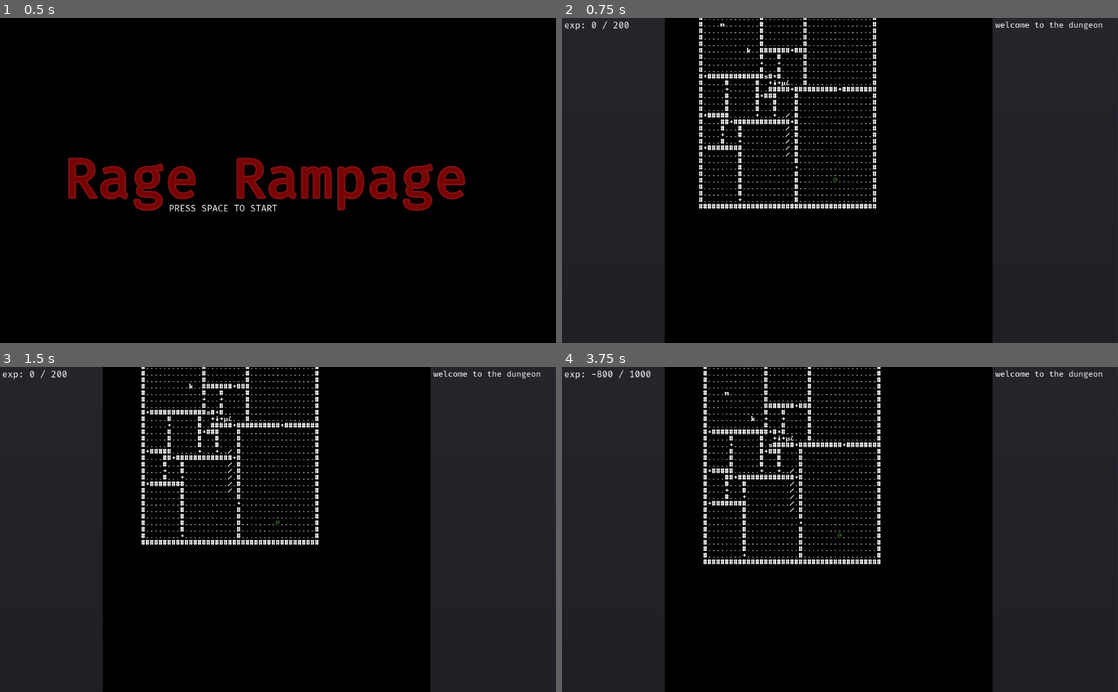
Above: before the commit, frames 1-4 (two rows, left to right).
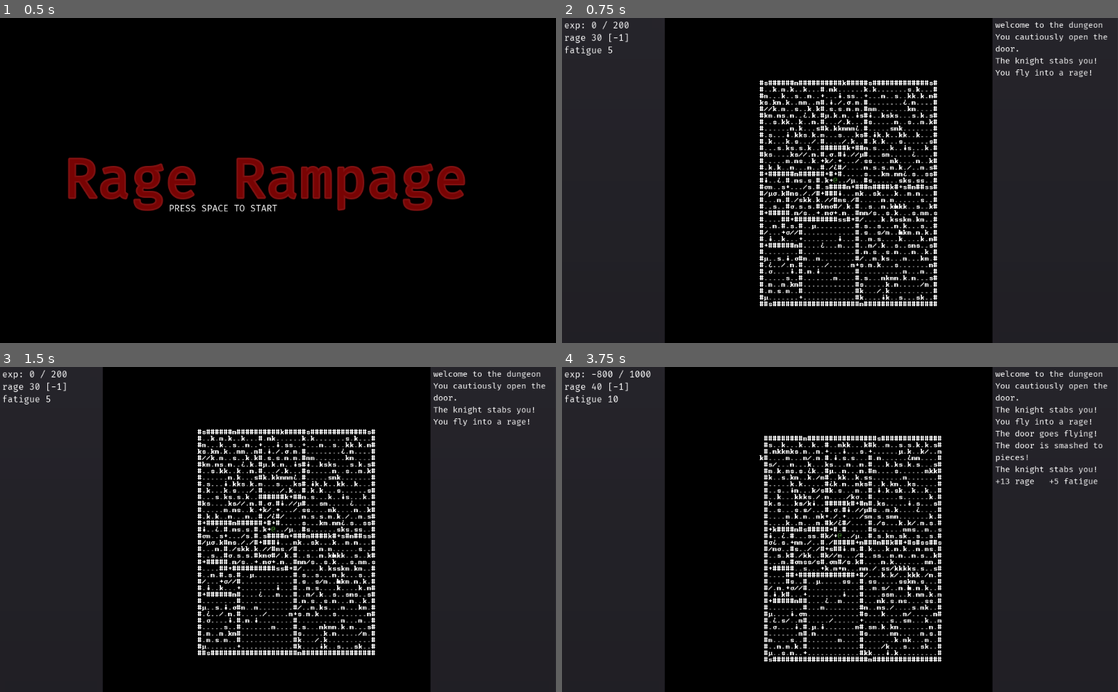
Above: after the commit, the same moments.

Repository: redxaxder/7DRL2022
Game: Godot game, scene res://scenes/root.tscn
Two runs of this game, one before a commit and one after it. Both use one fixed random seed, a clock stepped at 60 frames per second and the inputs below.
Inputs:
- Up to frame 1 (0.5 s): no input
- Up to frame 2 (0.75 s): tap Space (action) at 0.5 s; hold Right (right) from 0.53 s (still down); hold . (pass) from 0.53 s (still down)
- Up to frame 3 (1.5 s): tap Space (action) at 1.25, 1.35 s; release Right (right) at 1.28 s; release . (pass) at 1.28 s; hold Down (down) from 1.28 s (still down)
- Up to frame 4 (3.75 s): tap . (pass) at 1.55, 2.3, 3.6 s; tap Enter (level_up) at 2 s; release Down (down) at 2.03 s; hold Right (right) 2.03-2.75 s; hold Enter (level_up) 2.03-2.75 s; click "Gain 3 additional rage when i…" at 2.75 s; tap Space (action) at 3.5 s; hold Up (up) from 3.53 s (still down)

Frame 1 is identical in both runs. In frame 2, 9.7% of the frame differs, in the area x 0-99%, y 0-89%; in frame 3, 9.5%; in frame 4, 10%, in the area x 0-99%, y 0-91%.
Error after the commit: Invalid get index '-22' (on base: 'Array'). (res://scenes/terrain.gd:38)

Commit message:
fill rooms, fix some crashes, adjust blood

Diff:
--- a/lib/const.gd
+++ b/lib/const.gd
@@ -11,6 +11,7 @@
 var INJURE_PC = "injure_pc"
 
 #groups
+var PLAYER = "player"
 var MOBS = "mobs"
 var PICKUPS = "pickups"
 var BLOCKER = "blocker"
--- a/scenes/Scheduler.gd
+++ b/scenes/Scheduler.gd
@@ -19,7 +19,8 @@
 
 func _end_player_turn():
 	self.player_turn = false
-	next_turn()
+	while next_turn():
+		pass
 
 func register_actor(actor: Actor):
 	actors.push_back(actor)
@@ -29,7 +30,7 @@
 	actors.erase(actor)
 	turns_per_round.erase(actor)
 
-func next_turn():
+func next_turn() -> bool:
 	var largest: int = 0
 	for actor in turns_per_round.keys():
 		if priority(actor) > largest:
@@ -37,16 +38,17 @@
 	if largest == 0:
 		# time to recalculate
 		recalculate_turns()
-		return next_turn()
+		return true
 	for actor in turns_per_round.keys():
 		if priority(actor) == largest:
 			turns_per_round[actor] -= 1
 			if actor.player:
 				self.player_turn = true
-				return
+				return false
 			actor.on_turn()
 			actor.update()
-			next_turn()
+			return true
+	return true
 
 func priority(a) -> int:
 	return turns_per_round[a] * 30 / a.speed
--- a/scenes/director.gd
+++ b/scenes/director.gd
@@ -38,10 +38,46 @@
 func load_next_map():
 	terrain.load_random_map()
 	area_seen += terrain.width * terrain.height
+	var starting_room: Vector3 = Vector3(10000,10000,100000)
 	for room in terrain.map.rooms:
-		room_doors(room)
+		if room.z > 1:
+			room_doors(room)
+			if room.z < starting_room.z:
+				starting_room = room
+	#put pc in starting room
+	var candidates = terrain.map.room_cells(starting_room)
+	var start = candidates[randi() % candidates.size()]
+	pc.set_pos(start)
+	# fill the rooms!
+	for room in terrain.map.rooms:
+		populate_room(room)
 
-func room_doors(room):
+func populate_room(room: Vector3):
+	#place doors as needed
+	room_doors(room)
+	var sz = int(room.z)
+	#fill with enemies
+	var area = sz * sz
+	var max_enemies: int = max(area / 3, 1)
+	var cells = terrain.map.room_cells(room)
+	cells.shuffle()
+	for _i in 1 + (randi() % max_enemies):
+		var c = cells.pop_back()
+		if c: spawn_random_enemy(c)
+	# add some weapons
+	for _i in 1 + (randi() % sz):
+		var c = cells.pop_back()
+		if c: spawn_random_weapon(c)
+	# add some consumables
+	for _i in 1 + (randi() % sz):
+		var c = cells.pop_back()
+		if c: spawn_random_consumable(c)
+
+func spawn_random_enemy(pos: Vector2):
+	var enemy = enemies[randi() % enemies.size()]
+	spawn_dynamic_mob(enemy, pos)
+
+func room_doors(room: Vector3):
 	for cell in terrain.map.room_outline(room):
 		if terrain.atv(cell) == '.':
 			spawn_door(cell)
--- a/scenes/run.gd
+++ b/scenes/run.gd
@@ -41,25 +41,8 @@
 	pc.combatLog = combatLog
 	pc.locationService = locationService
 	director = Director.new(pc, terrain, locationService, combatLog, self, scheduler)
+	scheduler.register_actor(pc)
 	director.load_next_map()
-	pc.set_pos(pcpos)
-	scheduler.register_actor(pc)
-	director.spawn_dynamic_mob(knight_scene, Vector2(10,10))
-	director.spawn_dynamic_mob(monk_scene, Vector2(5, 5))
-	director.spawn_dynamic_mob(samurai_scene, Vector2(15, 15))
-	director.spawn_random_consumable(Vector2(15,15))
-	director.spawn_random_consumable(Vector2(16,15))
-	director.spawn_random_consumable(Vector2(17,15))
-	director.spawn_random_consumable(Vector2(18,15))
-	director.spawn_random_consumable(Vector2(19,15))
-	director.spawn_random_consumable(Vector2(20,15))
-	director.spawn_random_weapon(Vector2(20,20))
-	director.spawn_random_weapon(Vector2(20,21))
-	director.spawn_random_weapon(Vector2(20,22))
-	director.spawn_random_weapon(Vector2(20,23))
-	director.spawn_random_weapon(Vector2(20,24))
-	director.spawn_random_weapon(Vector2(20,25))
-	director.spawn_random_weapon(Vector2(20,26))
 	update_status()
 	update_pan(-1)
 
--- a/scenes/terrain.gd
+++ b/scenes/terrain.gd
@@ -23,12 +23,18 @@
 	return atv(Vector2(x,y))
 
 func atv(v: Vector2):
-	if v.x >= 0 && v.x < width && v.y >= 0 && v.y < height:
+	if in_bounds(v):
 		return contents[to_linear(v.x,v.y)]
 	else:
 		return '#'
 
+func in_bounds(v: Vector2) -> bool:
+	return v.x >= 0 && v.x < width && v.y >= 0 && v.y < height
+
 func d_score(v: Vector2) -> int:
+	var ix = to_linear(v.x,v.y)
+	if ix >= dijkstra_map.size():
+		return 100000
 	var x = dijkstra_map[to_linear(v.x,v.y)]
 	if x == null:
 		return 100000
@@ -212,17 +218,16 @@
 					contents[t] = '#'
 
 func splatter_blood(pos: Vector2, dir: Vector2):
-	blood_map[to_linear(pos.x, pos.y)] += 11
-	pos += dir
-	blood_map[to_linear(pos.x, pos.y)] += 9
-	pos += dir
-	blood_map[to_linear(pos.x, pos.y)] += 7
-	pos += dir
-	blood_map[to_linear(pos.x, pos.y)] += 5
-	pos += dir
-	blood_map[to_linear(pos.x, pos.y)] += 3
-	pos += dir
-	blood_map[to_linear(pos.x, pos.y)] += 1
+	var blood = 11
+	while blood > 0 && in_bounds(pos):
+		var ix = to_linear(pos.x, pos.y)
+		blood_map[ix] += blood
+		if atv(pos) == '#':
+			break
+		var decay = 0.6 + 0.4 / (1 + exp(blood - 11))
+		blood = int(blood * decay)
+		blood -= 1
+		pos += dir
 	update()
 
 var wall_txtr = (preload("res://sprites/wall.tscn").instance() as Sprite).texture
--- a/sprites/Samurai.gd
+++ b/sprites/Samurai.gd
@@ -25,11 +25,10 @@
 				# hit a wall before player
 				break
 			else:
-				var stuff_at = self.locationService.lookup(cursor)
-				for item in stuff_at:
-					if item.player:
-						dash_attack(cursor - step)
-						return
+				var stuff_at = self.locationService.lookup(cursor, constants.PLAYER)
+				for player in stuff_at:
+					dash_attack(cursor - step)
+					return
 	else:
 		var next = .seek_to_player()
 		set_pos(next)
--- a/sprites/knight.gd
+++ b/sprites/knight.gd
@@ -53,7 +53,7 @@
 	else:
 		.is_hit(dir)
 
-func draw() -> void:
+func _draw() -> void:
 	var pos = get_pos()
 	if pos:
 		var t_pos = self.SCREEN.dungeon_to_screen(pos.x,pos.y)
--- a/sprites/pc.gd
+++ b/sprites/pc.gd
@@ -41,7 +41,7 @@
 	self.speed = 6
 	self.pc = self
 	southpaw = randi() % 4 == 0
-
+	add_to_group(constants.PLAYER)
 
 var starting_rage: int = 20
 var rage_on_got_hit: int = 10
